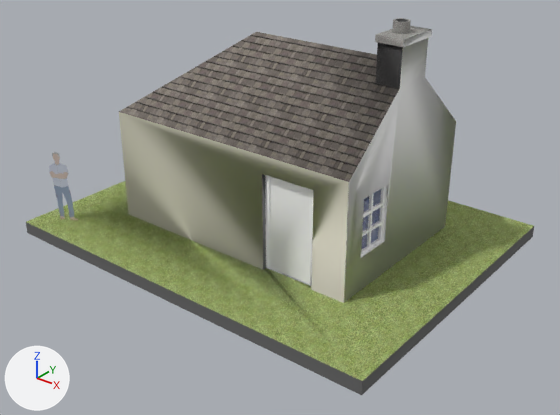
The OBJ model models/lairig.obj, before and after one commit.
Camera for both pictures: a 50 mm lens placed at (17.1, -9.03, 8.66), pointed at (7.0, 3.6, 0.84). Every picture has the same lights, and +X, +Y and +Z are marked at lower left. Where no turn or scale is listed for an object, it has been applied to the vertices.

Names of what the first picture shows: 'lairig'.
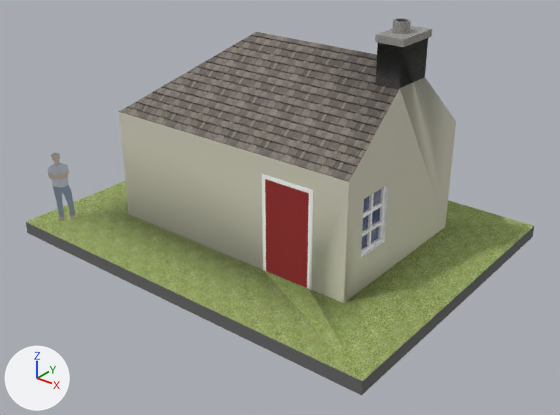
Edits to the bpy script that builds the scene:
```text
Add mat_material9:
    mat_material9 = principled_material('Material9')
    mat_material9.base_color = (0.31, 0.0235, 0.0235)  # red #972a2a
    mat_material9.roughness = 1.0
Add mat_material:
    mat_material = principled_material('Material')
    mat_material.base_color = (1.0, 1.0, 1.0)  # white #ffffff
    mat_material.roughness = 1.0
Change me_lairig:
    used by ob_lairig; location = (0.0, 0.0, 0.0)
    remove me_lairig.from_pydata(...)  # 966 vertices, 764 faces; spans x 1.53..11.4, y 0.4..8.02, z -0.31..5.33
    add me_lairig.from_pydata(...)  # 966 vertices, 765 faces; spans x 1.53..11.4, y 0.4..8.02, z -0.31..5.33
    me_lairig part 1: 330 vertices moved from x 2.01..2.41, y 1.01..1.22, z 0.15..1.78 to x 2.08..2.35, y 0.93..1.3, z 0.15..1.78; 369 vertices removed from x 1.95..2.49, y 0.98..1.26, z -0.01..1.71; 369 vertices added at x 2.04..2.4, y 0.88..1.36, z -0.01..1.71
    me_lairig part 2: 8 vertices removed from x 7.58..8.9, y 2.37..2.41, z 0.0..2.29; 8 vertices added at x 7.58..8.9, y 2.26, z 0.0..2.29
    me_lairig part 3: 7 faces spanning x 3.18..9.72, y 2.27..6.62, z 0.0..4.12 switch from mat_frontcolor (white #ffffff) to mat_stone_coursed_rough (its picture is missing)
    me_lairig part 4: 2 faces spanning x 9.16..9.72, y 3.95..4.95, z 4.12..4.96 switch from mat_frontcolor (white #ffffff) to mat_granite_dark_gray (picture img_granite_dark_gray_jpg)
    me_lairig part 5: 2 faces spanning x 9.13..9.77, y 3.9..4.99, z 4.96..5.1 switch from mat_frontcolor (white #ffffff) to mat_granite_light_gray (picture img_granite_light_gray_jpg)
    add me_lairig.materials.append(mat_material)  # white #ffffff
    add me_lairig.materials.append(mat_material9)  # red #972a2a
```

Boxes (x1, y1, x2, y2) around the edits, measured in the pictures (560 x 415 px; the box of a moved part takes in the faces that stretch with it):
part 1 of me_lairig, moved or reshaped: before (49, 152, 78, 220); after (48, 153, 79, 220)
part 2 of me_lairig, moved or reshaped: before (262, 174, 313, 286); after (130, 174, 362, 381)
part 3 of me_lairig, recoloured: (344, 77, 456, 302) in both
part 4 of me_lairig, recoloured (grey to black): (400, 38, 428, 88) in both
part 5 of me_lairig, recoloured: (404, 29, 432, 47) in both
